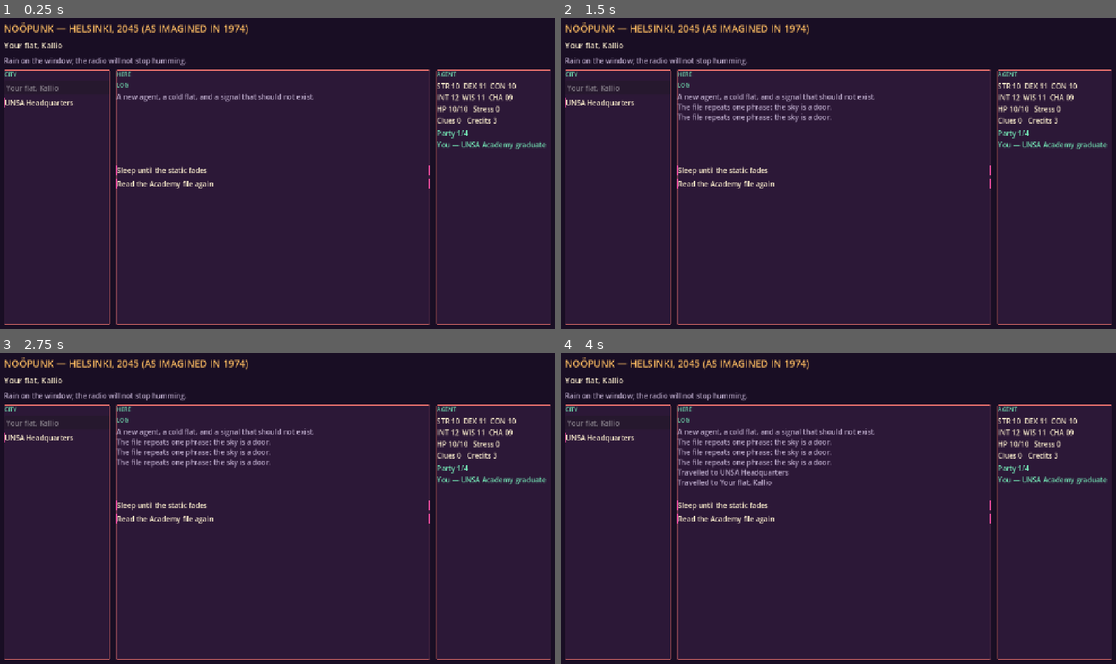
Above: before the commit, frames 1-4 (two rows, left to right).
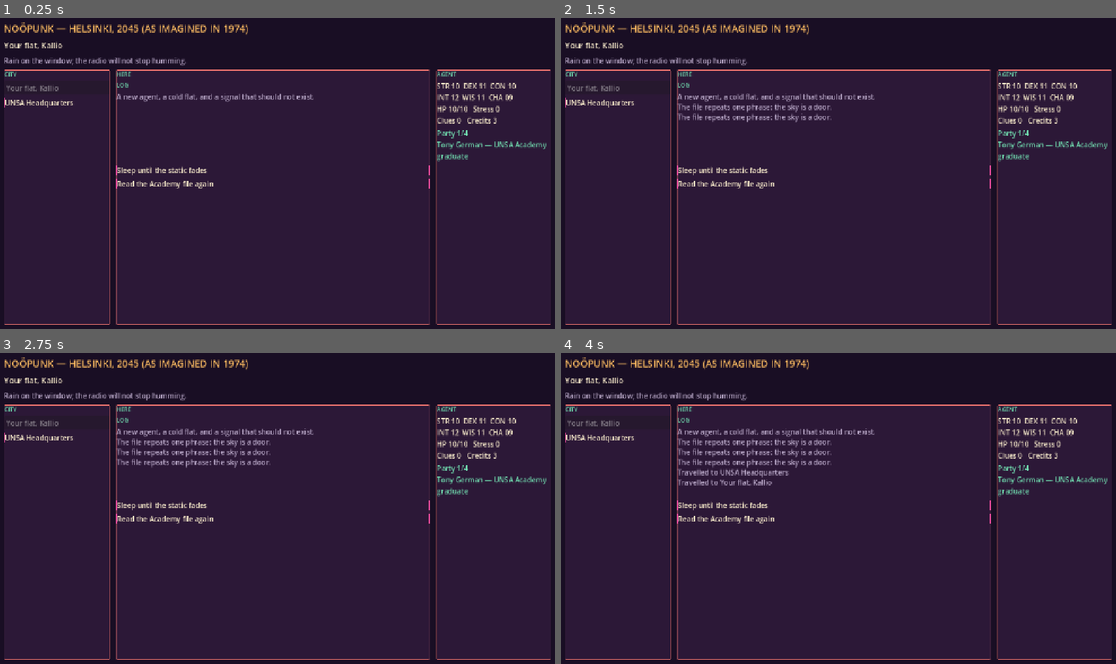
Above: after the commit, the same moments.

Repository: TomiToivio/NooPunk
Game: Godot game, scene res://godot/ui/narrative_screen.tscn
The game is run twice, just before and just after one commit, with the same random seed, the same clock (stepped at 60 frames per second) and the same inputs. This scene is started directly instead of the project's main scene.
Inputs:
- Up to frame 1 (0.25 s): no input
- Up to frame 2 (1.5 s): click "Read the Academy file again" at 0.5 s; click "Read the Academy file again" at 1.25 s
- Up to frame 3 (2.75 s): click "Read the Academy file again" at 2 s
- Up to frame 4 (4 s): click "UNSA Headquarters" at 2.75 s; click "Your flat, Kallio" at 3.5 s

The runs differ from the first frame. In frame 1, 0.3% of the frame differs, in the area x 78-99%, y 39-47%; in frame 2, 0.3%; in frame 3, 0.3%; in frame 4, 0.3%.

Commit message:
feat(#920): UNSA field party, authority record and scripted PSI rules (#927)
Implements the party/authority contract from #920 and the integration map.

- data/scenarios/party_roster.json: Tony German (PC, passive implant only), Laura Wendt, Harri
  Romppainen, a cyber-operations specialist and an authorised psionic asset; remote controller and
  field AI explicitly excluded from the 1-4 cap.
- godot/narrative/party_roster.gd: situational recruitment by mission tag, trust and authorisation;
  fifth member refused; dismiss/rejoin; save/load validation; named-human approvals for AI actions;
  active PSI only for a designated asset in a scripted scene with psi-office authority.
- godot/tests/test_party_roster.gd: 1/2/3/4 slots, fifth rejection, tag/trust/authorisation gates,
  no approval -> no AI action, PC has no active PSI, scripted PSI gating, save/load.
- Helsinki session now starts as Tony German and recruits Laura/Romppainen.

Verified: 1635 checks, 0 failed; shutdown gate clean.

Co-authored-by: Hermes Agent (CWN) <hermes@localhost>

Diff:
--- /dev/null
+++ b/data/scenarios/party_roster.json
@@ -0,0 +1,95 @@
+{
+  "_source": "Issue #920: UNSA field party, 1-4 including Tony, situational allies, scripted PSI and triple jurisdiction.",
+  "cap": 4,
+  "pc": "tony_german",
+  "members": [
+    {
+      "id": "tony_german",
+      "name": "Tony German",
+      "role": "UNSA field agent, academy graduate",
+      "pc": true,
+      "active_psi": false,
+      "implant": "passive_psi_defence_and_limited_esp",
+      "prerequisites": {}
+    },
+    {
+      "id": "laura_wendt",
+      "name": "Laura Wendt",
+      "role": "UNSA field agent, tactical specialist",
+      "pc": false,
+      "active_psi": false,
+      "implant": "",
+      "prerequisites": {
+        "mission_tags": [
+          "partner"
+        ],
+        "min_trust": 1
+      }
+    },
+    {
+      "id": "harri_romppainen",
+      "name": "Harri Romppainen",
+      "role": "Senior UNSA Inspector, psychologist",
+      "pc": false,
+      "active_psi": false,
+      "implant": "",
+      "prerequisites": {
+        "mission_tags": [
+          "nhi",
+          "noetic"
+        ],
+        "authorization": "unsa_inspector"
+      }
+    },
+    {
+      "id": "cyber_specialist",
+      "name": "UNSA cyber-operations specialist",
+      "role": "Hacker, mission-specific",
+      "pc": false,
+      "active_psi": false,
+      "implant": "",
+      "prerequisites": {
+        "mission_tags": [
+          "cyber"
+        ],
+        "authorization": "unsa_field_office"
+      }
+    },
+    {
+      "id": "psi_asset",
+      "name": "Authorized psionic asset",
+      "role": "Sworn UNSA psionic specialist, story-controlled",
+      "pc": false,
+      "active_psi": true,
+      "implant": "",
+      "prerequisites": {
+        "mission_tags": [
+          "psi"
+        ],
+        "authorization": "unsa_psi_office"
+      }
+    }
+  ],
+  "remote_support": [
+    {
+      "id": "human_controller",
+      "name": "Remote human controller",
+      "counts_toward_cap": false
+    },
+    {
+      "id": "field_ai",
+      "name": "Field AI assistant (narrow forensic and retrieval)",
+      "counts_toward_cap": false
+    }
+  ],
+  "authorities": [
+    "supo",
+    "europol",
+    "unsa",
+    "unsa_psi_office"
+  ],
+  "scripted_psi_scenes": [
+    "warehouse_signal",
+    "clinic_reading"
+  ]
+}
--- a/godot/narrative/helsinki_case.json
+++ b/godot/narrative/helsinki_case.json
@@ -107,14 +107,14 @@
   "party_cap": 4,
   "recruits": [
     {
-      "id": "romppainen",
-      "name": "Harri Romppainen",
-      "role": "Inspector, UNSA"
+      "id": "laura_wendt",
+      "name": "Laura Wendt",
+      "role": "UNSA field agent, tactical specialist"
     },
     {
-      "id": "aalto",
-      "name": "Aalto",
-      "role": "Forensic technician, UNSA"
+      "id": "harri_romppainen",
+      "name": "Harri Romppainen",
+      "role": "Senior UNSA Inspector"
     }
   ],
   "clues": {
--- a/godot/narrative/helsinki_session.gd
+++ b/godot/narrative/helsinki_session.gd
@@ -7,7 +7,7 @@
 
 const DATA := "res://godot/narrative/helsinki_case.json"
 const PARTY_CAP := 4
-const PC := {"id": "pc", "name": "You", "role": "UNSA Academy graduate"}
+const PC := {"id": "tony_german", "name": "Tony German", "role": "UNSA Academy graduate"}
 
 var data: Dictionary = {}
 var current := ""
--- /dev/null
+++ b/godot/narrative/party_roster.gd
@@ -0,0 +1,174 @@
+## UNSA field party and authority rules (#920).
+##
+## Party membership is 1-4 including Tony; remote controller/AI never take a slot. Recruitment is
+## situational (mission tag, trust, authorization), active PSI belongs only to designated assets and
+## only in scripted scenes, and no AI action runs without a named human approval on the record.
+class_name NoopunkPartyRoster
+extends RefCounted
+
+const DATA := "res://data/scenarios/party_roster.json"
+
+var data: Dictionary = {}
+var members: Dictionary = {}
+var active: Array = []
+var trust: Dictionary = {}
+var approvals: Array = []
+var log_lines: Array = []
+
+
+func _init(path: String = DATA) -> void:
+	data = _load(path)
+	for entry in data.get("members", []):
+		members[String(entry["id"])] = entry
+		trust[String(entry["id"])] = 0
+	var pc := String(data.get("pc", ""))
+	if not pc.is_empty() and not active.has(pc):
+		active.append(pc)
+
+
+func _load(path: String) -> Dictionary:
+	var file := FileAccess.open(path, FileAccess.READ)
+	if file == null:
+		push_error("party_roster: cannot open %s" % path)
+		return {}
+	var parsed: Variant = JSON.parse_string(file.get_as_text())
+	return parsed if parsed is Dictionary else {}
+
+
+func cap() -> int:
+	return int(data.get("cap", 4))
+
+
+func member(id: String) -> Dictionary:
+	return members.get(id, {})
+
+
+func is_active(id: String) -> bool:
+	return active.has(id)
+
+
+func size() -> int:
+	return active.size()
+
+
+func active_members() -> Array:
+	var rows: Array = []
+	for id in active:
+		rows.append(member(String(id)))
+	return rows
+
+
+## Recruit a situational ally. `context` carries the mission tags, the member's trust, and any
+## authorisation token the mission grants. A fifth member is refused, never silently dropped.
+func recruit(id: String, context: Dictionary = {}) -> Dictionary:
+	var entry := member(id)
+	if entry.is_empty():
+		return _fail("No such agent is available.")
+	if is_active(id):
+		return _fail("Already in the party.")
+	if size() >= cap():
+		return _fail("A mission party is at most four agents, including Tony.")
+	var required_tags: Array = entry.get("prerequisites", {}).get("mission_tags", [])
+	if not required_tags.is_empty():
+		var offered: Array = Array(context.get("mission_tags", []))
+		if not required_tags.any(func(tag): return offered.has(String(tag))):
+			return _fail("%s is not available for this mission." % entry.get("name", id))
+	var required_authorization := String(entry.get("prerequisites", {}).get("authorization", ""))
+	if not required_authorization.is_empty() and String(context.get("authorization", "")) != required_authorization:
+		return _fail("%s needs %s authorisation." % [entry.get("name", id), required_authorization])
+	var minimum := int(entry.get("prerequisites", {}).get("min_trust", 0))
+	if int(context.get("trust", trust.get(id, 0))) < minimum:
+		return _fail("%s does not trust you enough yet." % entry.get("name", id))
+	active.append(id)
+	trust[id] = int(context.get("trust", trust.get(id, 0)))
+	_log("%s joins the party." % entry.get("name", id))
+	return {"ok": true, "message": "%s joins the party." % entry.get("name", id)}
+
+
+func dismiss(id: String, reason: String = "") -> Dictionary:
+	if id == String(data.get("pc", "")):
+		return _fail("Tony cannot leave his own party.")
+	if not is_active(id):
+		return _fail("Not in the party.")
+	active.erase(id)
+	_log("%s leaves the party%s." % [member(id).get("name", id), ": " + reason if reason else ""])
+	return {"ok": true, "message": "left"}
+
+
+func set_trust(id: String, value: int) -> void:
+	if members.has(id):
+		trust[id] = value
+
+
+## Record a named human approval for an action. The approver must exist and the authority must be
+## one of Supo/Europol/UNSA and be the authority the action is brought under.
+func approve(approver: String, authority: String, action: String) -> Dictionary:
+	if approver.strip_edges().is_empty():
+		return _fail("An action needs a named human approver.")
+	if not Array(data.get("authorities", [])).has(authority):
+		return _fail("Unknown authority: %s" % authority)
+	var record := {"approver": approver, "authority": authority, "action": action}
+	approvals.append(record)
+	_log("%s approved %s under %s authority." % [approver, action, authority])
+	return {"ok": true, "approval": record}
+
+
+func is_approved(action: String) -> bool:
+	return approvals.any(func(entry): return String(entry.get("action", "")) == action)
+
+
+## An AI recommendation alone never executes. It becomes executable only after a matching approval.
+func execute_ai_action(action: String) -> Dictionary:
+	if not is_approved(action):
+		return _fail("No named human approval for: %s" % action)
+	_log("Executed with approval: %s" % action)
+	return {"ok": true}
+
+
+## Active PSI is restricted to a designated asset, in a scripted scene, with psi-office authority.
+func use_active_psi(actor_id: String, scene_id: String) -> Dictionary:
+	var entry := member(actor_id)
+	if entry.is_empty() or not is_active(actor_id):
+		return _fail("No such active asset.")
+	if not bool(entry.get("active_psi", false)):
+		return _fail("%s has no active PSI capability." % entry.get("name", actor_id))
+	if not Array(data.get("scripted_psi_scenes", [])).has(scene_id):
+		return _fail("No scripted PSI beat here.")
+	var psi_approval := approvals.any(func(row): return String(row.get("authority", "")) == "unsa_psi_office")
+	if not psi_approval:
+		return _fail("No psi-office authorisation on record.")
+	_log("%s uses scripted PSI in %s." % [entry.get("name", actor_id), scene_id])
+	return {"ok": true, "actor": actor_id, "scene": scene_id}
+
+
+func pc_has_active_psi() -> bool:
+	var pc := member(String(data.get("pc", "")))
+	return bool(pc.get("active_psi", false))
+
+
+func to_dict() -> Dictionary:
+	return {"active": active.duplicate(), "trust": trust.duplicate(), "approvals": approvals.duplicate()}
+
+
+func from_dict(state: Dictionary) -> bool:
+	var pc := String(data.get("pc", ""))
+	var incoming: Array = Array(state.get("active", [pc]))
+	if incoming.is_empty() or not incoming.has(pc) or incoming.size() > cap():
+		return false
+	for id in incoming:
+		if not members.has(String(id)):
+			return false
+	active = incoming.duplicate()
+	trust = Dictionary(state.get("trust", trust))
+	approvals = Array(state.get("approvals", []))
+	return true
+
+
+func _fail(message: String) -> Dictionary:
+	return {"ok": false, "message": message}
+
+
+func _log(line: String) -> void:
+	log_lines.append(line)
+	if log_lines.size() > 40:
+		log_lines.pop_front()
--- a/godot/tests/run_tests.gd
+++ b/godot/tests/run_tests.gd
@@ -53,6 +53,7 @@
 	"res://godot/tests/test_cwn_cyberware.gd",
 	"res://godot/tests/test_cwn_drones.gd",
 	"res://godot/tests/test_narrative_slice.gd",
+	"res://godot/tests/test_party_roster.gd",
 	"res://godot/tests/test_level_doors.gd",
 	"res://godot/tests/test_investigation_adapter.gd",
 ]
--- a/godot/tests/test_narrative_slice.gd
+++ b/godot/tests/test_narrative_slice.gd
@@ -35,10 +35,10 @@
 	rows.append(_ok("briefing discovers the market", s.is_discovered("market")))
 	rows.append(_ok("travel after discovery works", bool(s.travel("unsa_hq").get("ok", false))))
 
-	rows.append(_ok("Romppainen joins", bool(s.recruit("romppainen").get("ok", false))))
+	rows.append(_ok("Laura joins", bool(s.recruit("laura_wendt").get("ok", false))))
 	rows.append(_ok("party is two", s.party.size() == 2))
-	rows.append(_ok("duplicate recruit is refused", not bool(s.recruit("romppainen").get("ok", true))))
-	s.recruit("aalto")
+	rows.append(_ok("duplicate recruit is refused", not bool(s.recruit("laura_wendt").get("ok", true))))
+	s.recruit("harri_romppainen")
 	rows.append(_ok("party is three", s.party.size() == 3))
 	rows.append(_ok("party cap is four", Session.PARTY_CAP == 4))
 
--- /dev/null
+++ b/godot/tests/test_party_roster.gd
@@ -0,0 +1,66 @@
+## Party and authority rules (#920): 1-4 slots, situational recruitment, human approval, scripted PSI.
+extends RefCounted
+
+const Roster := preload("res://godot/narrative/party_roster.gd")
+
+
+func _ok(name: String, condition: bool, detail := "") -> Array:
+	return [name, condition, detail]
+
+
+func run() -> Array:
+	var rows: Array = []
+	var r := Roster.new()
+
+	rows.append(_ok("starts with Tony alone", r.size() == 1 and r.is_active("tony_german")))
+	rows.append(_ok("Tony has no active PSI", not r.pc_has_active_psi()))
+	rows.append(_ok("cap is four including Tony", r.cap() == 4))
+
+	rows.append(_ok("Laura needs the partner mission tag",
+		not bool(r.recruit("laura_wendt", {"mission_tags": [], "trust": 3}).get("ok", true))))
+	rows.append(_ok("Laura needs trust", not bool(r.recruit("laura_wendt",
+		{"mission_tags": ["partner"], "trust": 0}).get("ok", true))))
+	rows.append(_ok("Laura joins with tag and trust", bool(r.recruit("laura_wendt",
+		{"mission_tags": ["partner"], "trust": 2}).get("ok", false))))
+
+	rows.append(_ok("Romppainen needs NHI and inspector authority",
+		not bool(r.recruit("harri_romppainen", {"mission_tags": ["nhi"]}).get("ok", true))))
+	rows.append(_ok("Romppainen joins when authorised", bool(r.recruit("harri_romppainen",
+		{"mission_tags": ["nhi"], "authorization": "unsa_inspector"}).get("ok", false))))
+	rows.append(_ok("a cyber specialist joins a cyber mission", bool(r.recruit("cyber_specialist",
+		{"mission_tags": ["cyber"], "authorization": "unsa_field_office"}).get("ok", false))))
+	rows.append(_ok("party is four", r.size() == 4))
+
+	rows.append(_ok("a fifth member is refused", not bool(r.recruit("psi_asset",
+		{"mission_tags": ["psi"], "authorization": "unsa_psi_office"}).get("ok", true))))
+	r.dismiss("cyber_specialist")
+	rows.append(_ok("a slot can be freed", r.size() == 3))
+	rows.append(_ok("psionic asset joins when authorised", bool(r.recruit("psi_asset",
+		{"mission_tags": ["psi"], "authorization": "unsa_psi_office"}).get("ok", false))))
+
+	rows.append(_ok("AI action without approval is refused",
+		not bool(r.execute_ai_action("run_plate_search").get("ok", true))))
+	rows.append(_ok("approval needs a named human",
+		not bool(r.approve("", "unsa", "run_plate_search").get("ok", true))))
+	rows.append(_ok("a named human approval is recorded",
+		bool(r.approve("Inspector Romppainen", "unsa", "run_plate_search").get("ok", false))))
+	rows.append(_ok("approved AI action executes",
+		bool(r.execute_ai_action("run_plate_search").get("ok", false))))
+
+	rows.append(_ok("Tony cannot use active PSI",
+		not bool(r.use_active_psi("tony_german", "warehouse_signal").get("ok", true))))
+	rows.append(_ok("PSI needs psi-office authority on record",
+		not bool(r.use_active_psi("psi_asset", "warehouse_signal").get("ok", true))))
+	r.approve("UNSA psi office", "unsa_psi_office", "psychic_support")
+	rows.append(_ok("PSI needs a scripted scene",
+		not bool(r.use_active_psi("psi_asset", "market_chat").get("ok", true))))
+	rows.append(_ok("designated asset uses scripted PSI", bool(r.use_active_psi("psi_asset",
+		"warehouse_signal").get("ok", false))))
+
+	var state := r.to_dict()
+	var loaded := Roster.new()
+	rows.append(_ok("party saves and loads", loaded.from_dict(state)))
+	rows.append(_ok("loaded party keeps four members", loaded.size() == 4))
+	rows.append(_ok("a fifth member is invalid on load", not loaded.from_dict(
+		{"active": ["tony_german", "laura_wendt", "harri_romppainen", "cyber_specialist", "psi_asset"]})))
+	return rows
Not shown, added: godot/core/city_map.gd.uid
Not shown, added: godot/narrative/faction_intelligence.gd.uid
Not shown, added: godot/narrative/party_roster.gd.uid
Not shown, added: godot/tests/test_city_map.gd.uid
Not shown, added: godot/tests/test_faction_intelligence_922.gd.uid
Not shown, added: godot/tests/test_party_roster.gd.uid
